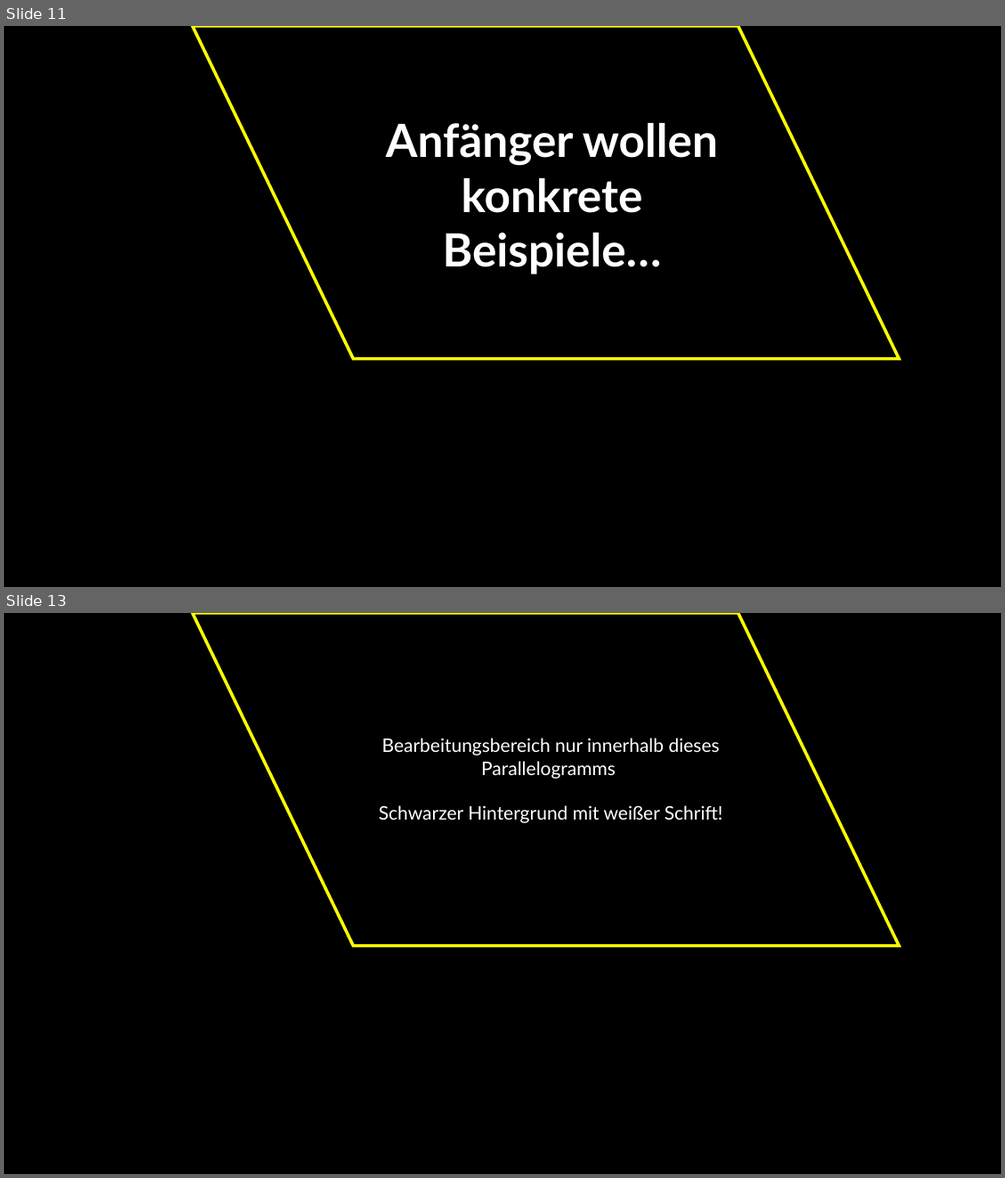
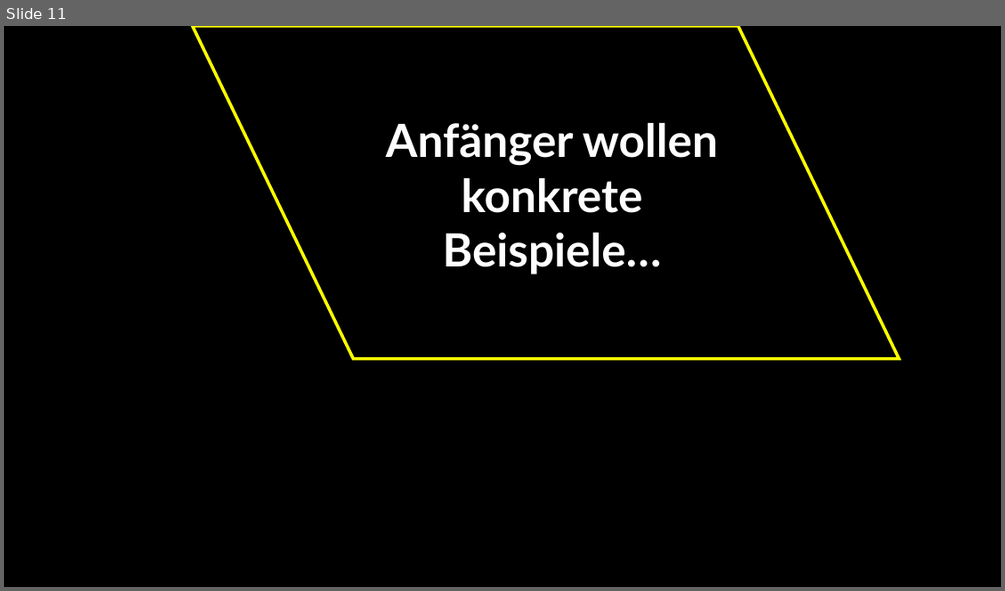
Before and after one commit to jkruppa/teaching, a slide deck: talks/202510_roulette/Kruppa_Scheetz.pptx. Shown one above the other, each under a label of ours: slides 11 and 13 before the commit, slide 11 after it; the slides between them are not shown. The pictures are 1005x1178 and 1005x591 pixels, drawn with LibreOffice and Linux fonts; fonts in the diff are those of the drawing. Boxes give left, top, right and bottom in pixels: in the first picture for what was removed or moved away, otherwise in the second. Text is boxed around its words. In the diff, an @@ line names an element or a change of style, - is before the commit and + after.

```diff
--- a/talks/202510_roulette/Kruppa_Scheetz.pptx
+++ b/talks/202510_roulette/Kruppa_Scheetz.pptx
@@ slide 13 removed at <box>4,613,1001,1174</box>, background #000000 @@
@@ parallelogram removed at <box>193,613,899,946</box> @@
@@ text removed at <box>379,738,723,823</box> @@
-Bearbeitungsbereich nur innerhalb dieses Parallelogramms
-Schwarzer Hintergrund mit weißer Schrift!
```
Also in this commit, not shown: 2 slides added, 6 other slides removed, 4 other files.
